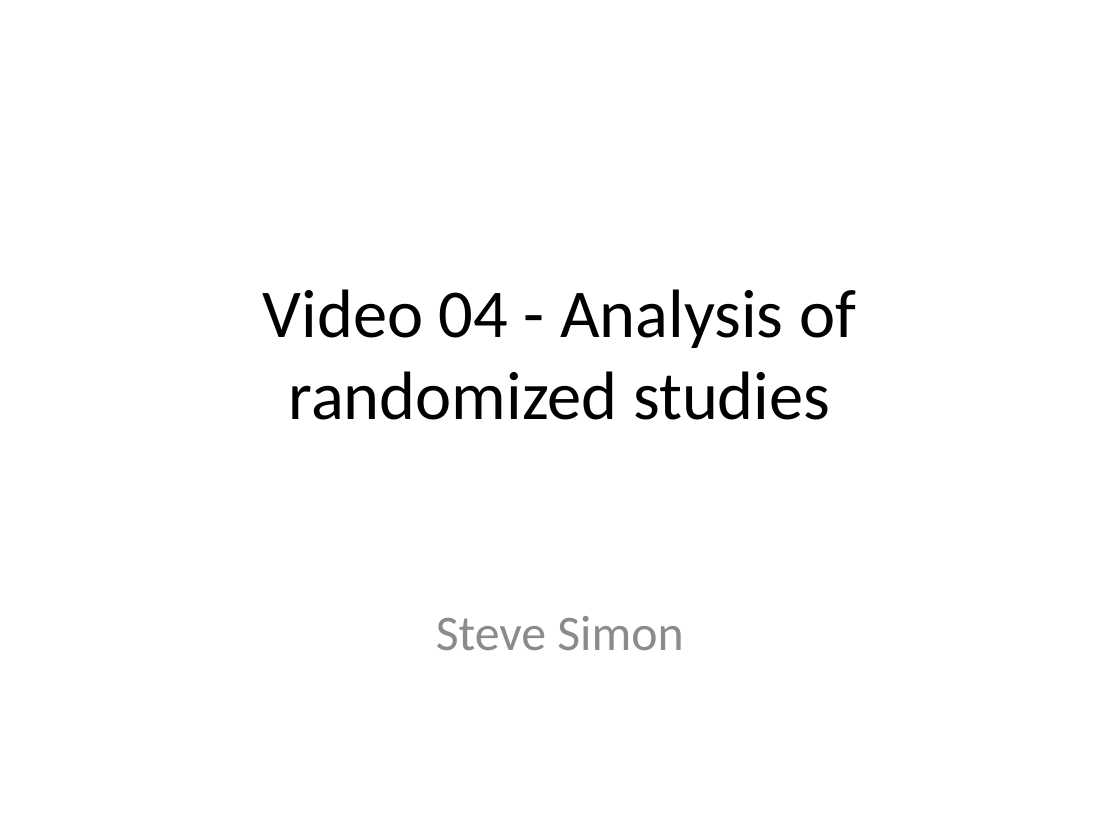
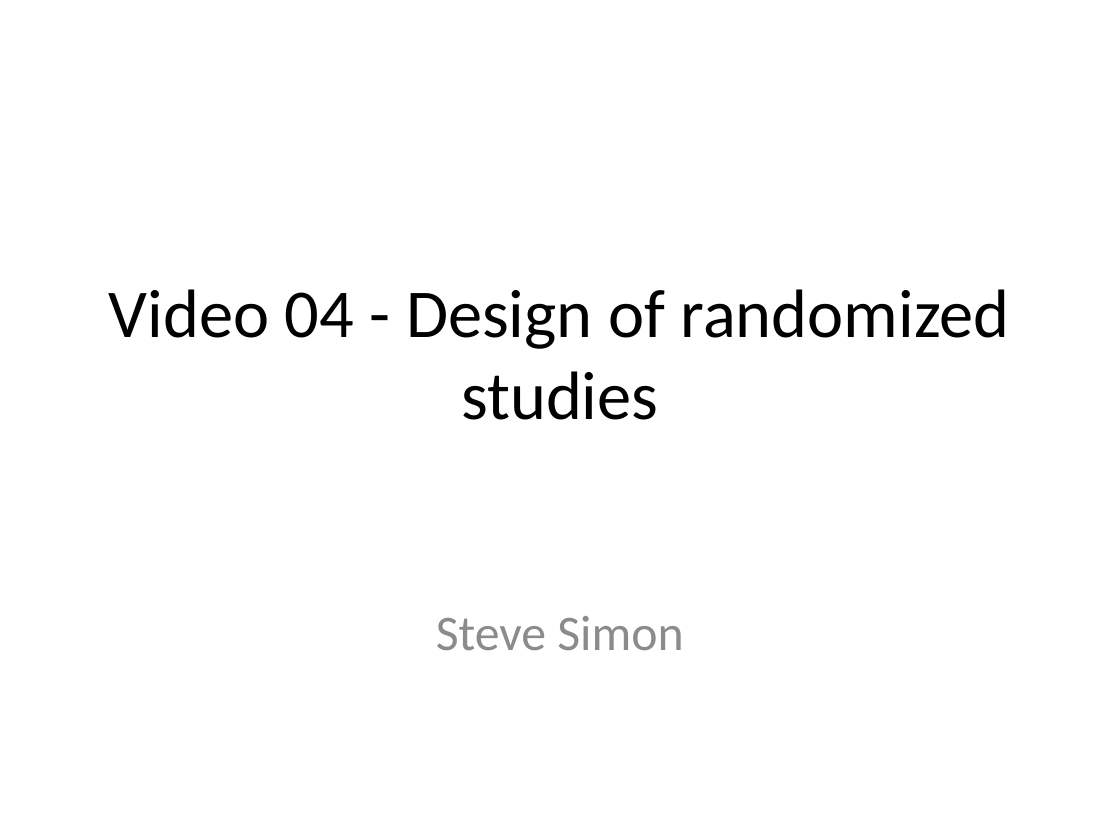
Before and after one commit to classes-medb/5510, a slide deck: slide 1 of doc/video-04-randomized-trials.pptx. Drawn at 1120x840 pixels with LibreOffice and Linux fonts; fonts in the diff are those of the drawing. Boxes give left, top, right and bottom in pixels: in the first picture for what was removed or moved away, otherwise in the second. Text is boxed around its words. In the diff, an @@ line names an element or a change of style, - is before the commit and + after.

```diff
--- a/doc/video-04-randomized-trials.pptx
+++ b/doc/video-04-randomized-trials.pptx
@@ title at [109,289,1010,420]: text changed @@
-Video 04 - Analysis of randomized studies
+Video 04 - Design of randomized studies
```
Also in this commit, not shown: 3 other slides changed, 24 slides added, 18 slides removed, 14 other files.
